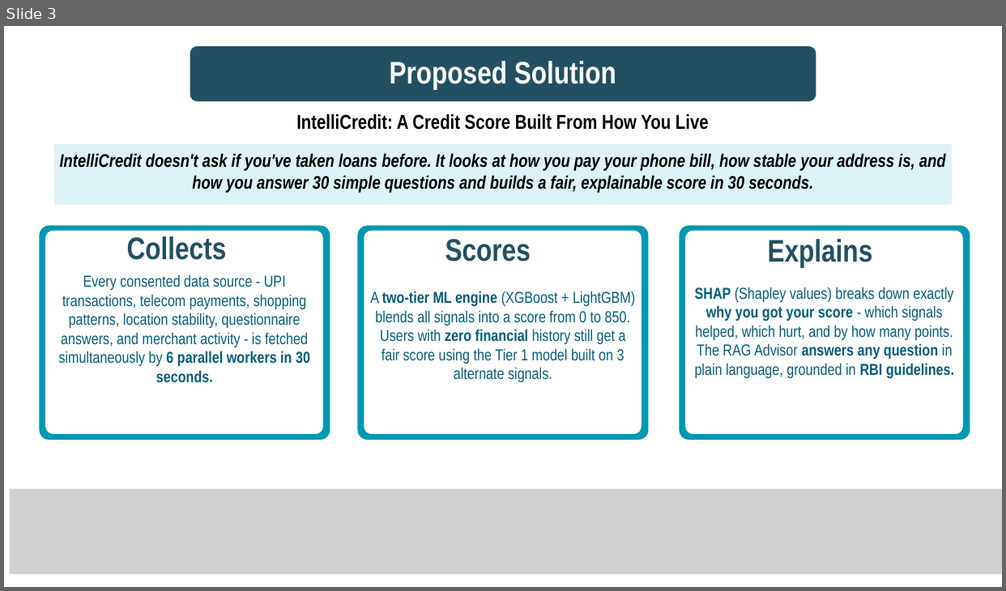
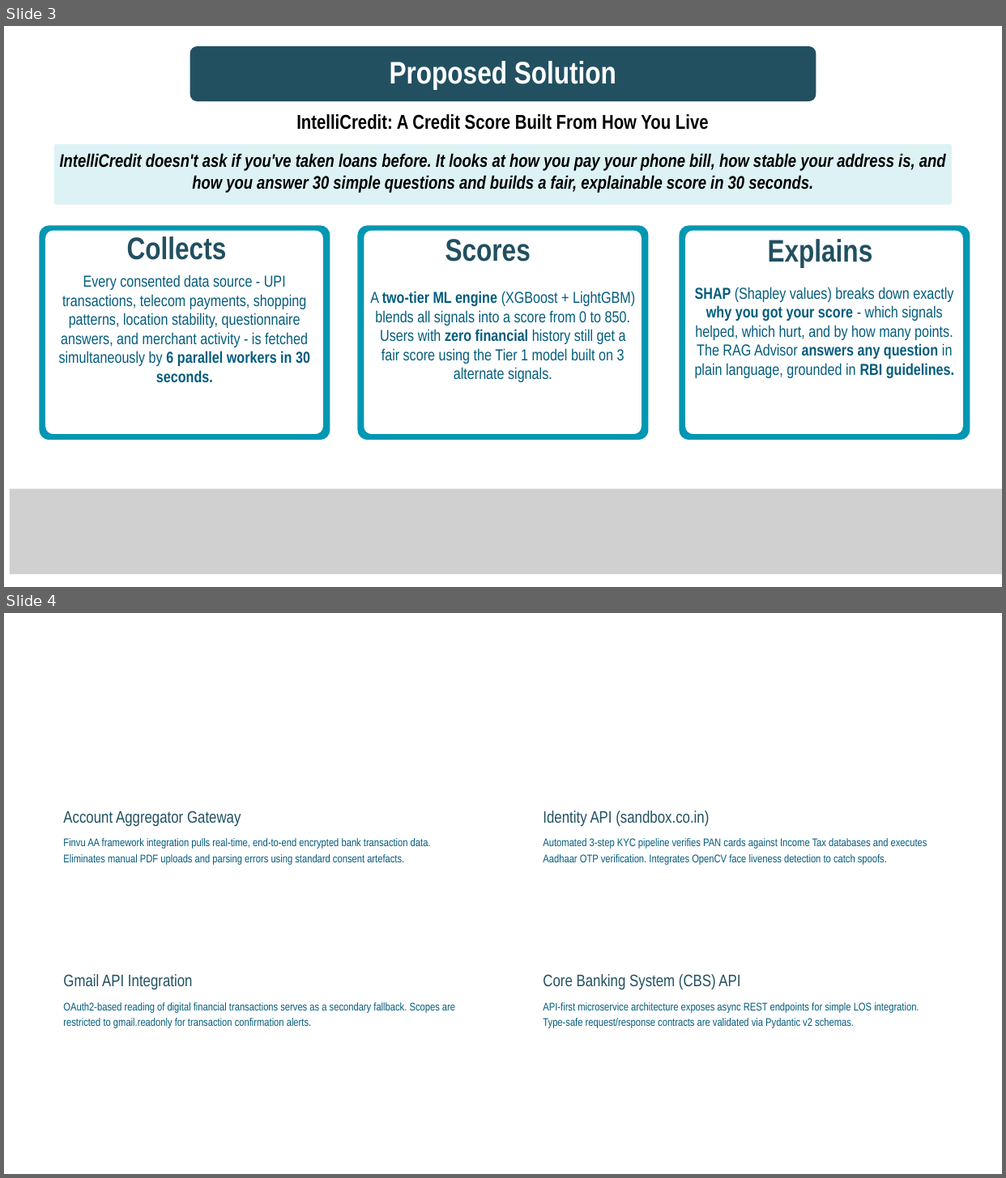
Before and after one commit to harir03/hackout2026, a slide deck: PSB.pptx. Shown one above the other, each under a label of ours: slide 3 before the commit, slides 3 and 4 after it. The pictures are 1006x591 and 1006x1178 pixels, drawn with LibreOffice and Linux fonts; fonts in the diff are those of the drawing; grey boxes stand for pictures; background and template pictures are left out. Boxes give left, top, right and bottom in pixels: in the first picture for what was removed or moved away, otherwise in the second. Text is boxed around its words. In the diff, an @@ line names an element or a change of style, - is before the commit and + after.

```diff
--- a/PSB.pptx
+++ b/PSB.pptx
@@ slide 4 added at <box>4,613,1002,1174</box>, background picture (left out) @@
@@ text added at <box>63,811,431,865</box>, 16 pt, text #035C7C @@
+Account Aggregator Gateway
+Finvu AA framework integration pulls real-time, end-to-end encrypted bank transaction data. Eliminates manual PDF uploads and parsing errors using standard consent artefacts.
@@ text added at <box>543,811,927,865</box>, 16 pt, text #035C7C @@
+Identity API (sandbox.co.in)
+Automated 3-step KYC pipeline verifies PAN cards against Income Tax databases and executes Aadhaar OTP verification. Integrates OpenCV face liveness detection to catch spoofs.
@@ text added at <box>63,974,455,1029</box>, 16 pt, text #035C7C @@
+Gmail API Integration
+OAuth2-based reading of digital financial transactions serves as a secondary fallback. Scopes are restricted to gmail.readonly for transaction confirmation alerts.
@@ text added at <box>543,974,918,1029</box>, 16 pt, text #035C7C @@
+Core Banking System (CBS) API
+API-first microservice architecture exposes async REST endpoints for simple LOS integration. Type-safe request/response contracts are validated via Pydantic v2 schemas.
```
Also in this commit, not shown: 1 slide removed, 39 other files.
